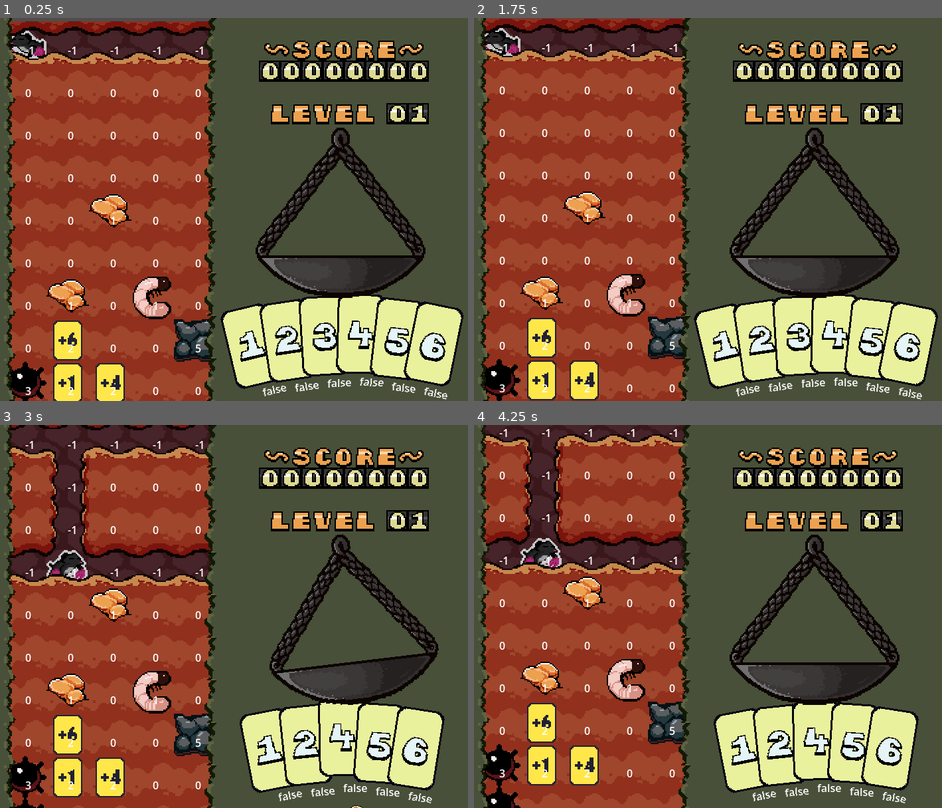
Above: before the commit, frames 1-4 (two rows, left to right).
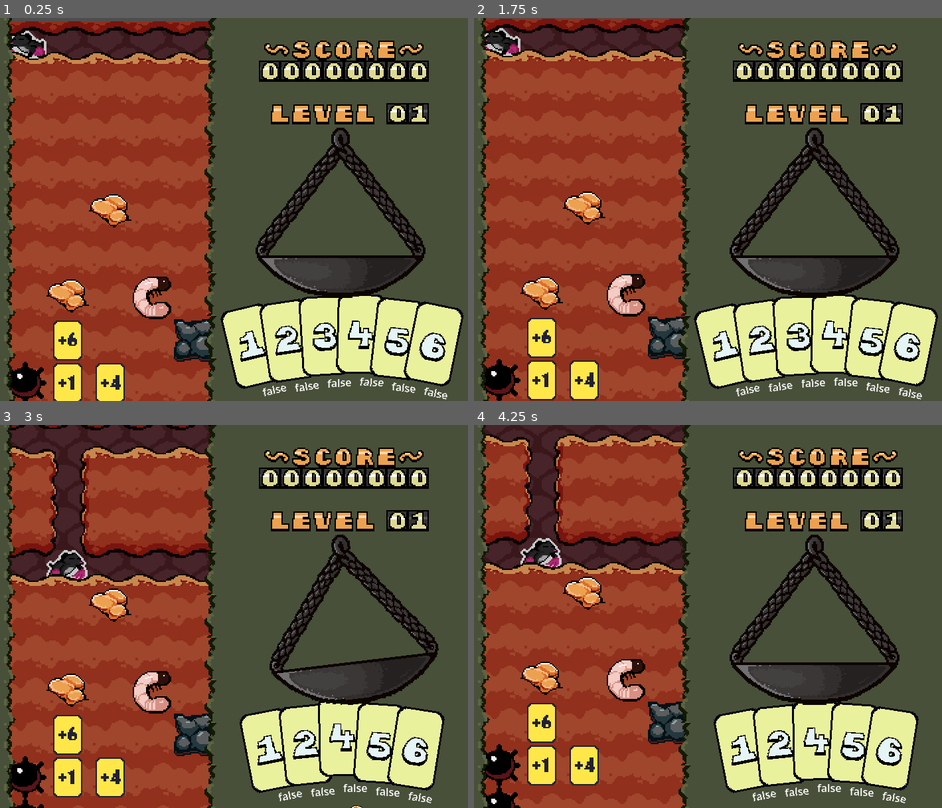
Above: after the commit, the same moments.

Repository: DogeMastr/GMTK2026
Game: Godot game, scene res://Scenes/Game/Game.tscn
Two runs of this game, one before a commit and one after it. Both use one fixed random seed, a clock stepped at 60 frames per second and the inputs below.
Inputs (mouse positions are in pixels of both pictures, inside the frame that each line leads up to):
- Up to frame 1 (0.25 s): no input
- Up to frame 2 (1.75 s): drag from (726, 347) to (497, 40) at 0.52 s; drag from (759, 339) to (497, 40) at 1.27 s
- Up to frame 3 (3 s): move the mouse to (322, 742) at 2.02 s; hold D (player_right) 2.03-2.75 s; click (322, 742) at 2.1 s; tap 1 (1) at 2.3 s; drag from (341, 739) to (65, 440) at 2.77 s
- Up to frame 4 (4.25 s): drag from (853, 742) to (586, 432) at 3.52 s

The runs differ from the first frame. In frame 1, 0.7% of the frame differs, in the area x 5-44%, y 7-99%; in frame 2, 0.7%; in frame 3, 0.7%; in frame 4, 0.7%.

Commit message:
Fixed some tile shennanigans hopefully

Diff:
--- a/Scenes/Tile/tile.gd
+++ b/Scenes/Tile/tile.gd
@@ -165,6 +165,8 @@
 					return 1
 				elif has_been_dug_into:
 					return 2
+				elif emptys == [true, false, false]:
+					return 3
 				elif not emptys == [true, true, true]:
 					return get_dirt_data_emptys(emptys, E_tile, W_tile)
 				else:
@@ -183,6 +185,8 @@
 				return 3
 			[false, false, true]:
 				return 4
+			[true, false, false]:
+				return 3
 			_:
 				return 0
 
@@ -190,9 +194,11 @@
 		if directions == [true, false, true] :
 			if N_tile.type == 5:
 				return 4
-			if has_been_dug_into and type == 4:
+			if has_been_dug_into and (type == 4 or type == 3):
 				return 2
 			if (type == 5 or type == 3) and (digged_horizontally(E_tile) or digged_horizontally(W_tile)):
+				return 0
+			if type == 3 and not (digged_horizontally(E_tile) or digged_horizontally(W_tile)):
 				return 0
 			else:
 				return 4
--- a/Scenes/Tile/tile.tscn
+++ b/Scenes/Tile/tile.tscn
@@ -228,6 +228,7 @@
 shape = SubResource("RectangleShape2D_qdslu")
 
 [node name="Label" type="Label" parent="." unique_id=1553181567]
+visible = false
 z_index = 2
 offset_right = 40.0
 offset_bottom = 23.0
